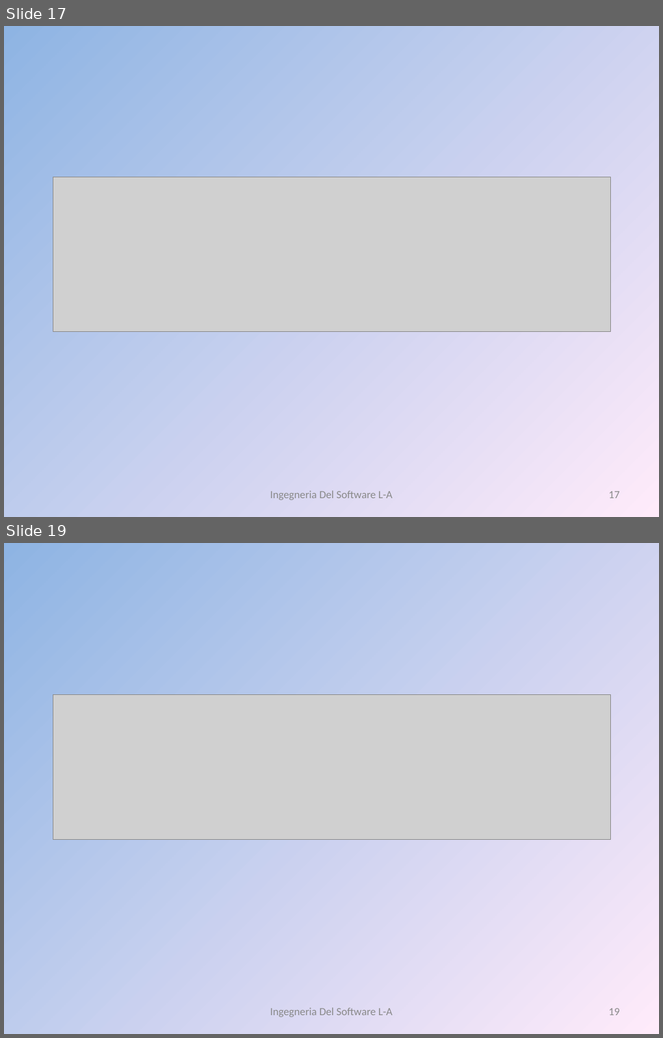
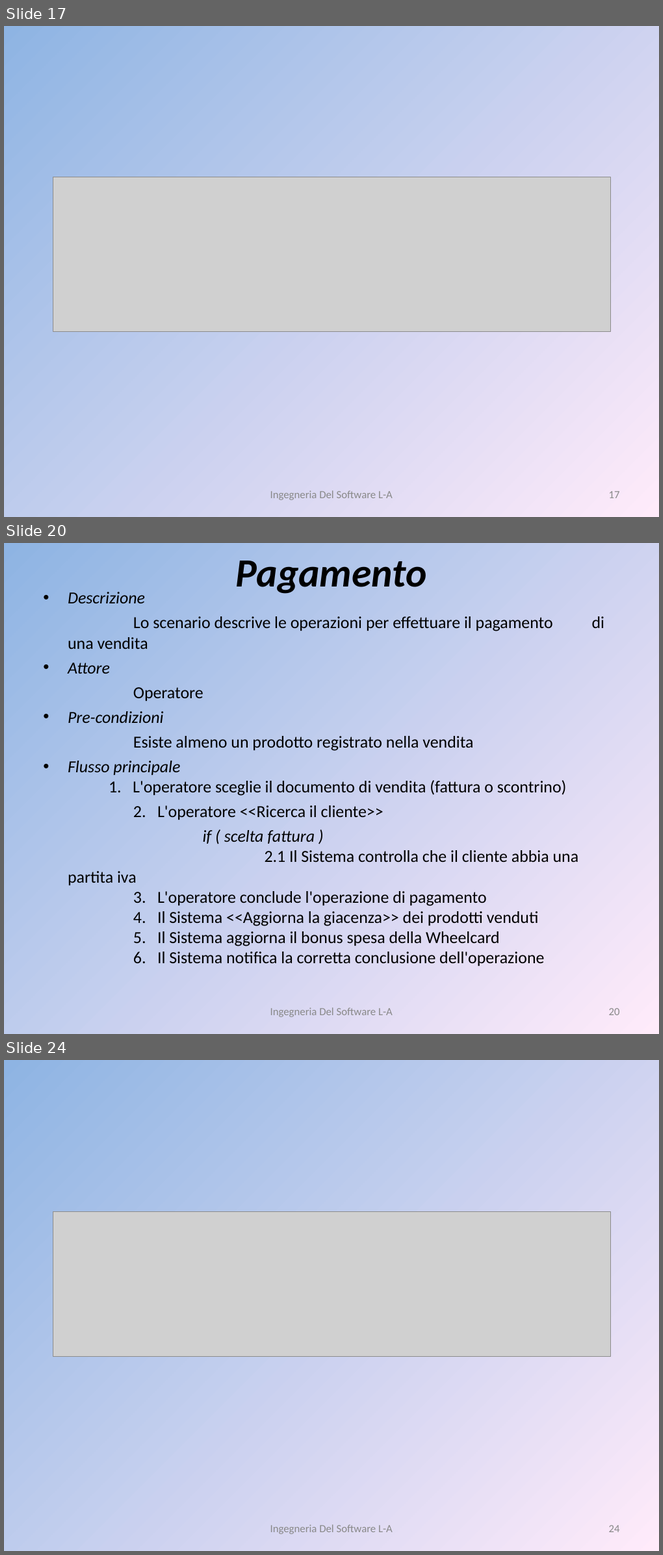
Before and after one commit to liannario/ingsoftbo, a slide deck: ViaggiateSicuri.ppt. Shown one above the other, each under a label of ours: slides 17 and 19 before the commit, slides 17, 20 and 24 after it; the slides between them are not shown. The pictures are 663x1038 and 663x1555 pixels, drawn with LibreOffice and Linux fonts; fonts in the diff are those of the drawing; grey boxes stand for pictures. Boxes give left, top, right and bottom in pixels: in the first picture for what was removed or moved away, otherwise in the second. Text is boxed around its words. In the diff, an @@ line names an element or a change of style, - is before the commit and + after.

```diff
--- a/ViaggiateSicuri.ppt
+++ b/ViaggiateSicuri.ppt
@@ slide 20 added at (x1=4, y1=543, x2=659, y2=1034), background gradient #8EB4E3 to #FFEBFA @@
@@ title added at (x1=236, y1=561, x2=427, y2=594), 44 pt, text #000000, bold, italic @@
+Pagamento
@@ text added at (x1=68, y1=592, x2=605, y2=967), 18.5 pt, text #000000 @@
+• Descrizione
+Lo scenario descrive le operazioni per effettuare il pagamento di una vendita
+• Attore
+Operatore
+• Pre-condizioni
+Esiste almeno un prodotto registrato nella vendita
+• Flusso principale
+  1. L'operatore sceglie il documento di vendita (fattura o scontrino)
+2. L'operatore <<Ricerca il cliente>>
+if ( scelta fattura )
+2.1 Il Sistema controlla che il cliente abbia una partita iva
+3. L'operatore conclude l'operazione di pagamento
+4. Il Sistema <<Aggiorna la giacenza>> dei prodotti venduti
+5. Il Sistema aggiorna il bonus spesa della Wheelcard
+6. Il Sistema notifica la corretta conclusione dell'operazione
@@ text added at (x1=270, y1=1008, x2=393, y2=1017), 12 pt, text #898989 @@
+Ingegneria Del Software L-A
@@ page number added at (x1=609, y1=1008, x2=620, y2=1016), 12 pt, text #898989 @@
+20
@@ what was slide 19 is now slide 24 @@
@@ page number at (x1=609, y1=1525, x2=620, y2=1533): text changed @@
-19
+24
```
Also in this commit, not shown: 2 slides changed, 4 other slides added.
